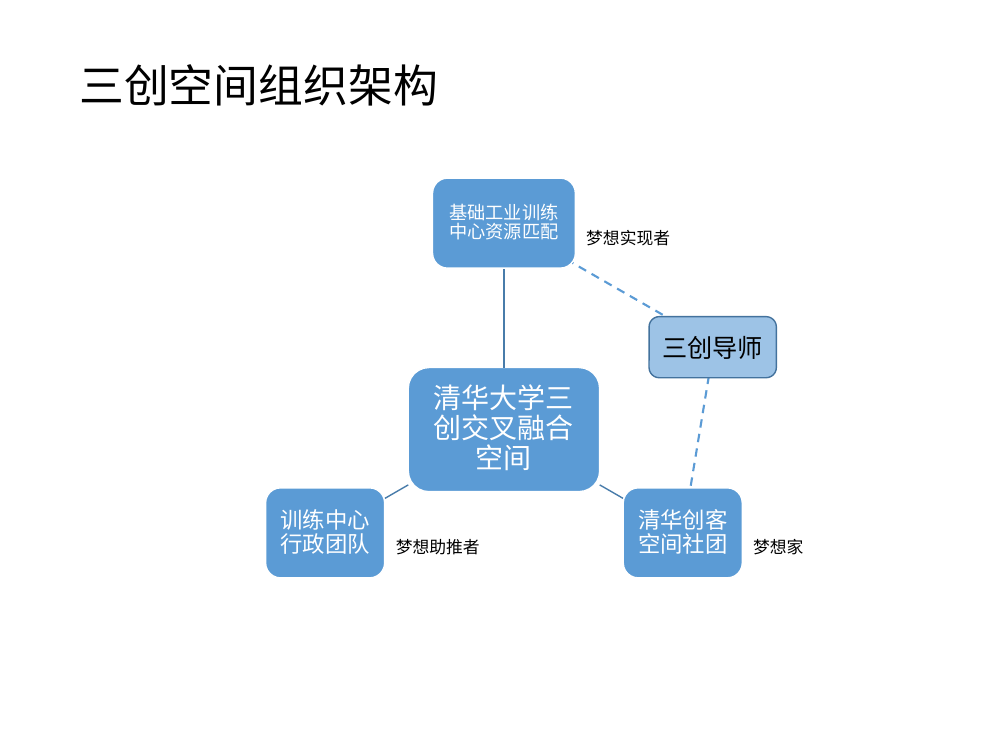
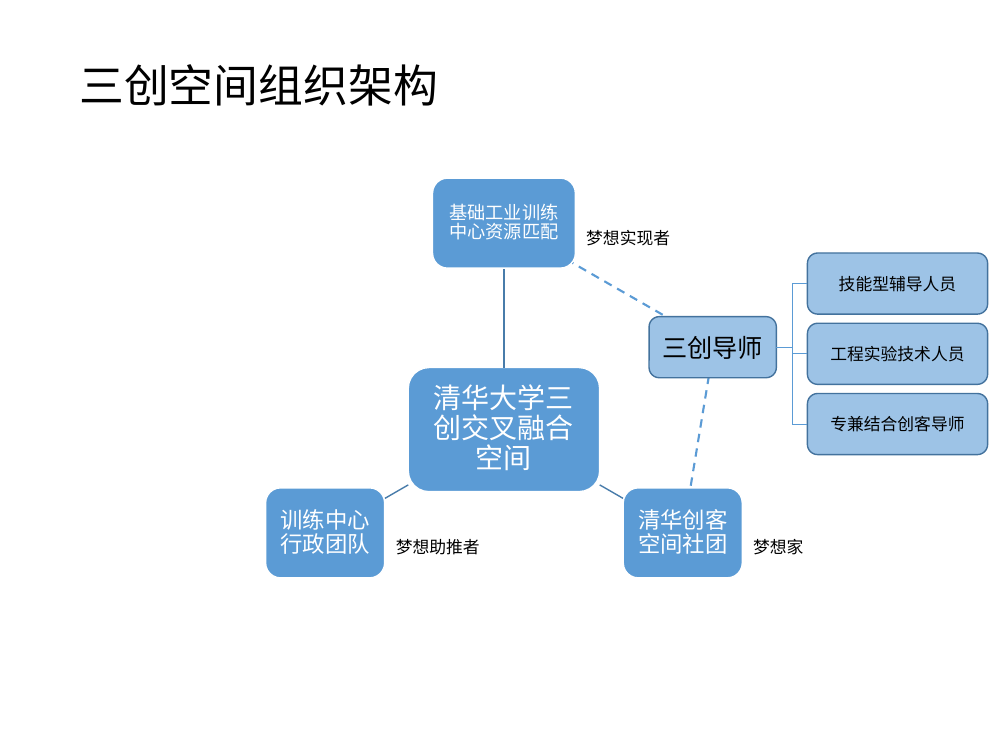
Before and after one commit to woodyme/i.center_my_workzone, a slide deck: slide 1 of 训练中心创客交叉融合空间建设/doc/创客融合空间组织架构-中期计划.pptx. Drawn at 1008x756 pixels with LibreOffice and Linux fonts; fonts in the diff are those of the drawing. Boxes give left, top, right and bottom in pixels: in the first picture for what was removed or moved away, otherwise in the second. Text is boxed around its words. In the diff, an @@ line names an element or a change of style, - is before the commit and + after.

Commit message:
update 空间规划

```diff
--- a/训练中心创客交叉融合空间建设/doc/创客融合空间组织架构-中期计划.pptx
+++ b/训练中心创客交叉融合空间建设/doc/创客融合空间组织架构-中期计划.pptx
@@ rounded rectangle added at (807,253,988,314), fill #9DC3E6, outline #43739E 1 pt, 12 pt, text #000000 @@
+技能型辅导人员
@@ elbow line added from (776, 347) to (807, 283), #5B9BD5 0.5 pt @@
@@ rounded rectangle added at (807,324,988,385), fill #9DC3E6, outline #43739E 1 pt, 12 pt, text #000000 @@
+工程实验技术人员
@@ elbow line added from (776, 347) to (807, 354), #5B9BD5 0.5 pt @@
@@ elbow line added from (776, 347) to (807, 424), #5B9BD5 0.5 pt @@
@@ rounded rectangle added at (807,393,988,455), fill #9DC3E6, outline #43739E 1 pt, 12 pt, text #000000 @@
+专兼结合创客导师
```
Also in this commit, not shown: 1 other slide changed, 2 other files.
